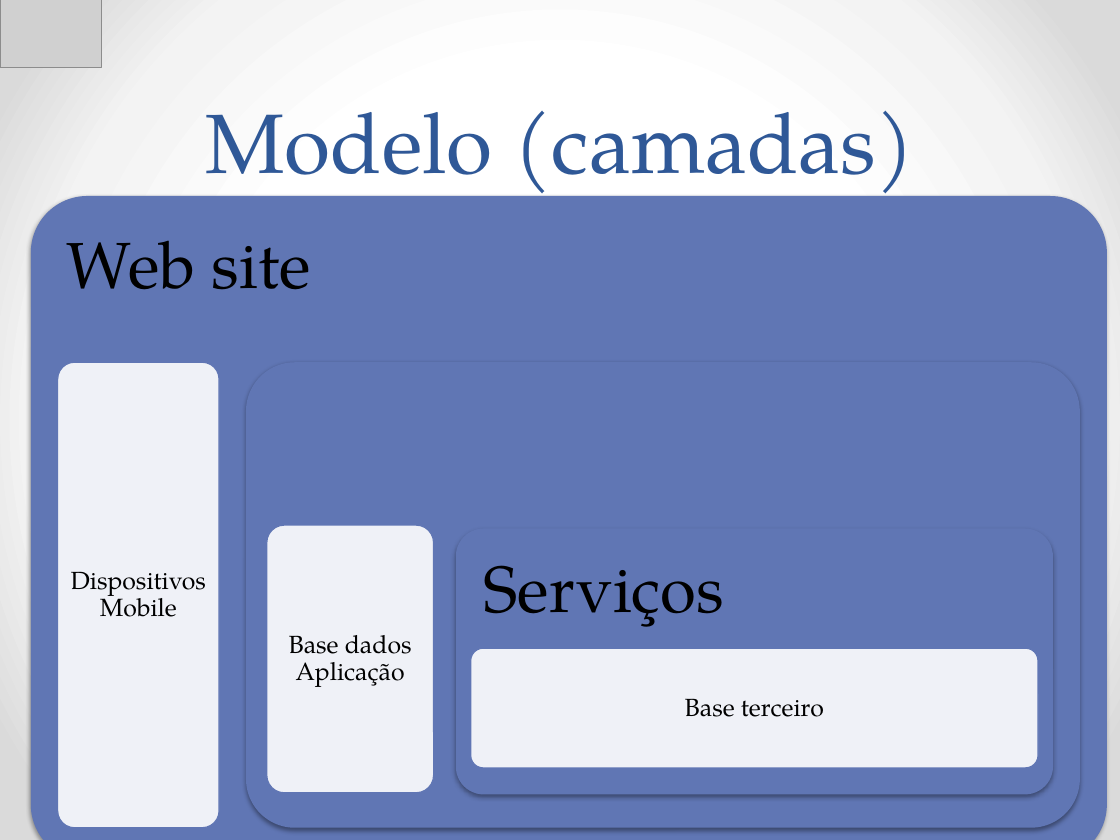
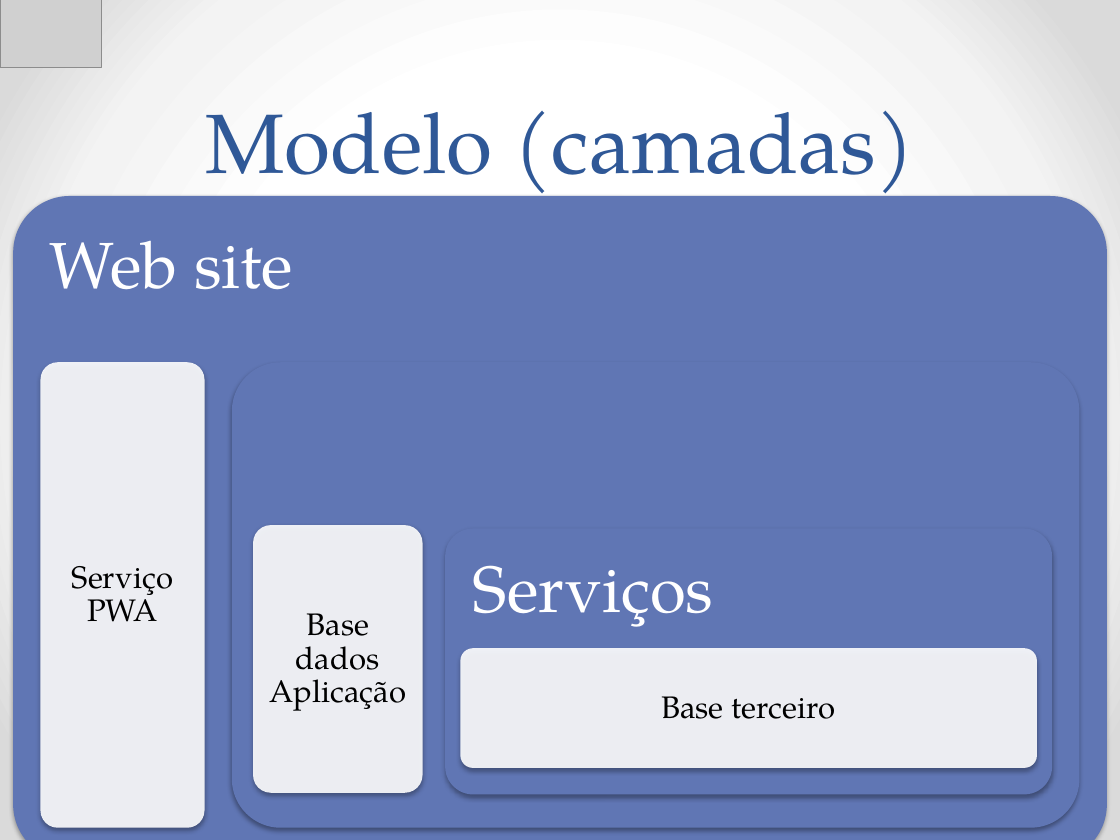
Before and after one commit to Neimarmg/TCC, a slide deck: slide 18 of Ppt.pptx (slide 17 before the commit). Drawn at 1120x840 pixels with LibreOffice and Linux fonts; fonts in the diff are those of the drawing; grey boxes stand for pictures. Boxes give left, top, right and bottom in pixels: in the first picture for what was removed or moved away, otherwise in the second. Text is boxed around its words. In the diff, an @@ line names an element or a change of style, - is before the commit and + after.

```diff
--- a/Ppt.pptx
+++ b/Ppt.pptx
@@ rounded rectangle: place and size @@
-rounded rectangle at (31, 196, 1108, 840)
+rounded rectangle at (13, 196, 1107, 840)
@@ text "Web site": place and size @@
-text "Web site" at (67, 241, 311, 290)
+text "Web site" at (49, 241, 293, 290)
@@ text "Web site" at (49, 241, 293, 290): text colour #000000 to #FFFFFF @@
@@ outline #6076B4 0.75 pt to none; shadow on in 3 elements at (460, 648, 1037, 768), (253, 525, 422, 793), (40, 362, 204, 828) @@
@@ rounded rectangle: place and size @@
-rounded rectangle at (58, 362, 220, 828)
+rounded rectangle at (40, 362, 204, 828)
@@ rounded rectangle: place and size @@
-rounded rectangle at (246, 362, 1081, 828)
+rounded rectangle at (232, 362, 1080, 828)
@@ rounded rectangle: place and size @@
-rounded rectangle at (267, 525, 433, 793)
+rounded rectangle at (253, 525, 422, 793)
@@ text "Base dados Aplicação" at (269, 613, 406, 711): size 16 to 20 pt; more space between paragraphs @@
@@ text "Base dados Aplicação": place and size @@
-text "Base dados Aplicação" at (289, 635, 412, 687)
+text "Base dados Aplicação" at (269, 613, 406, 711)
@@ shadow changed in 3 elements at (13, 196, 1107, 840), (232, 362, 1080, 828), (445, 529, 1052, 794) @@
@@ rounded rectangle: place and size @@
-rounded rectangle at (456, 529, 1053, 794)
+rounded rectangle at (445, 529, 1052, 794)
@@ text "Serviços" at (473, 565, 714, 627): text colour #000000 to #FFFFFF @@
@@ text "Serviços": place and size @@
-text "Serviços" at (484, 565, 725, 627)
+text "Serviços" at (473, 565, 714, 627)
@@ text added at (72, 566, 174, 622), 20 pt, text #000000 @@
+Serviço PWA
@@ text removed at (71, 571, 206, 617) @@
-Dispositivos Mobile
@@ rounded rectangle: place and size @@
-rounded rectangle at (470, 648, 1038, 768)
+rounded rectangle at (460, 648, 1037, 768)
@@ text "Base terceiro": place and size @@
-text "Base terceiro" at (685, 698, 824, 717)
+text "Base terceiro" at (661, 696, 836, 719)
@@ text "Base terceiro" at (661, 696, 836, 719): size 16 to 20 pt; more space between paragraphs @@
```
Also in this commit, not shown: 4 other slides changed, 1 slide added, 1 other file.
